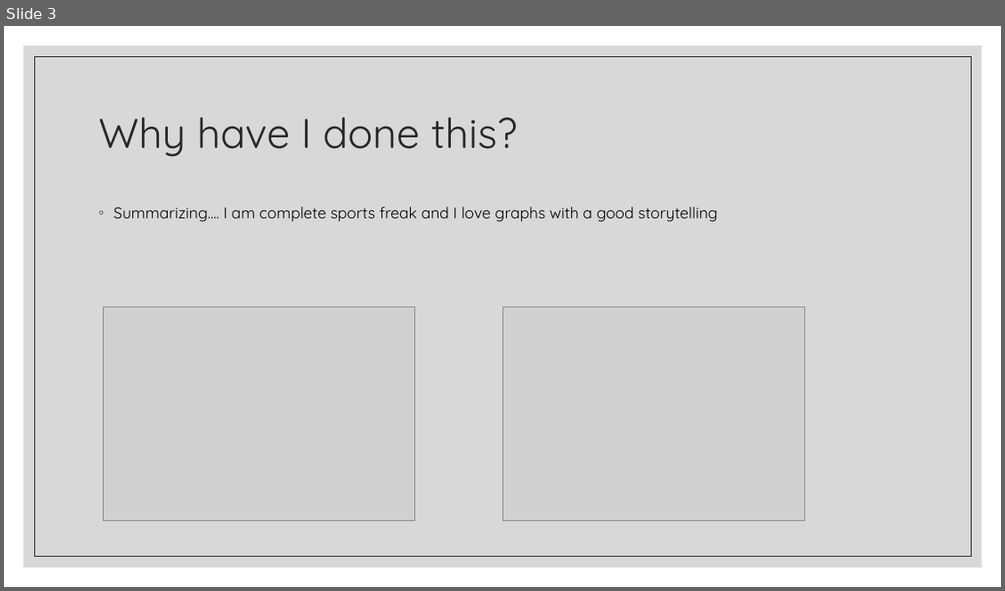
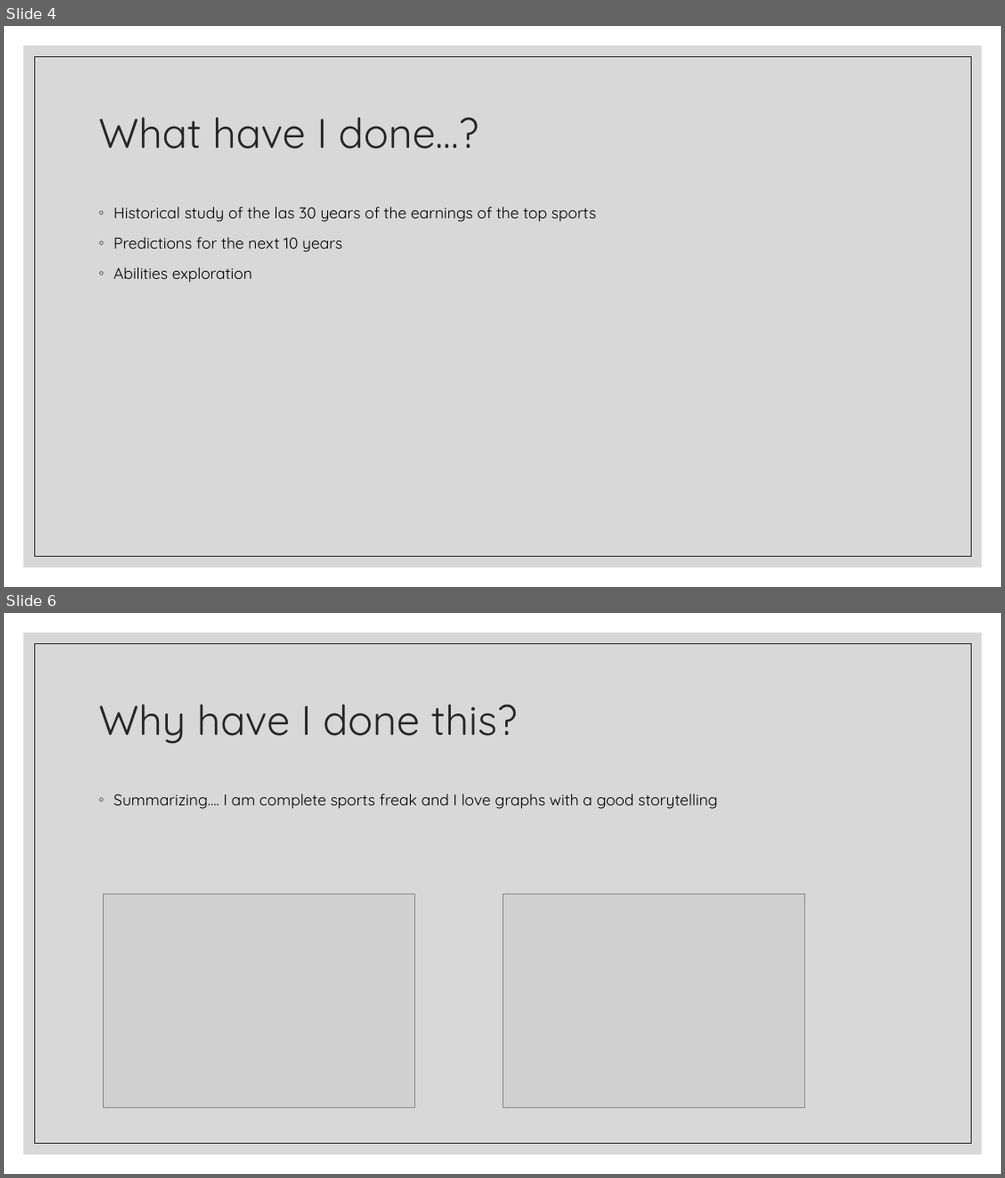
Before and after one commit to Jorge-Solana/Economical_Sports_Hisotry_and_Best_suitable_sport, a slide deck: Slide_Show/The Story of Sports.pptx. Shown one above the other, each under a label of ours: slide 3 before the commit, slides 4 and 6 after it; the slides between them are not shown. The pictures are 1005x591 and 1005x1178 pixels, drawn with LibreOffice and Linux fonts; fonts in the diff are those of the drawing; grey boxes stand for pictures. Boxes give left, top, right and bottom in pixels: in the first picture for what was removed or moved away, otherwise in the second. Text is boxed around its words. In the diff, an @@ line names an element or a change of style, - is before the commit and + after.

```diff
--- a/Slide_Show/The Story of Sports.pptx
+++ b/Slide_Show/The Story of Sports.pptx
@@ slide 4 added at [4,26,1001,587], background #FFFFFF; not listed: 2 template elements that a slide beside it also shows @@
@@ title added at [98,117,478,149], 40 pt, text #262626 @@
+What have I done…?
@@ text added at [113,207,596,282], 15 pt, text #000000 @@
+◦ Historical study of the las 30 years of the earnings of the top sports
+◦ Predictions for the next 10 years
+◦ Abilities exploration
@@ what was slide 3 is now slide 6 @@
```
Also in this commit, not shown: 2 slides changed, 3 other slides added.
